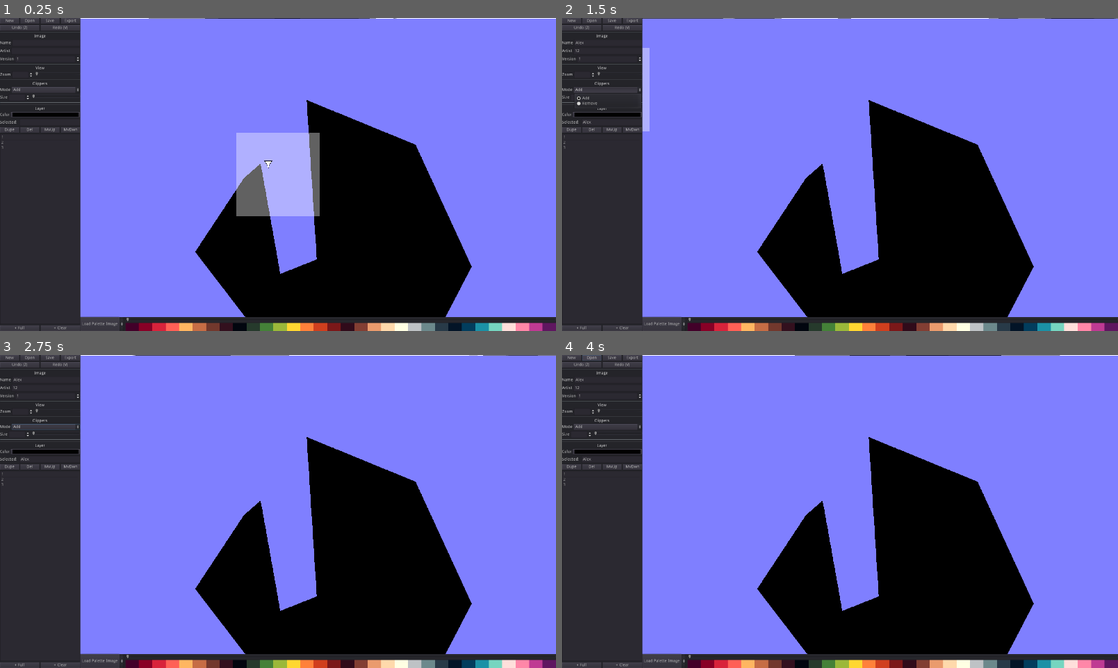
Above: before the commit, frames 1-4 (two rows, left to right).
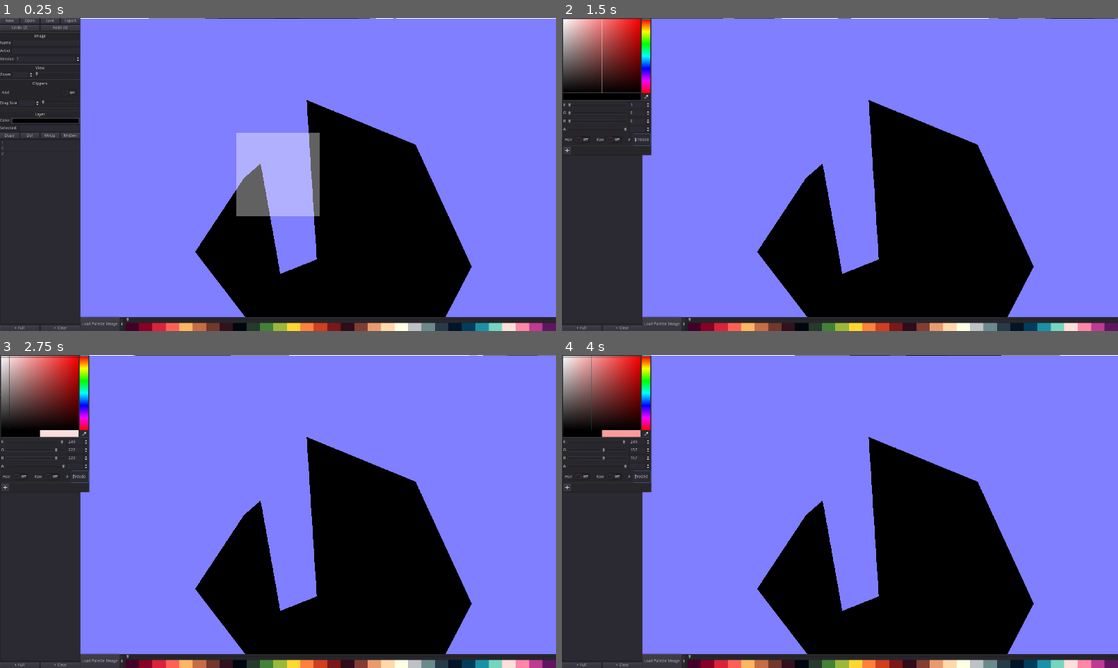
Above: after the commit, the same moments.

Repository: blakwurm/PaperCuts
Game: Godot game, scene res://App.tscn
Two runs of this game, one before a commit and one after it. Both use one fixed random seed, a clock stepped at 60 frames per second and the inputs below.
Inputs (mouse positions are in pixels of both pictures, inside the frame that each line leads up to):
- Up to frame 1 (0.25 s): no input
- Up to frame 2 (1.5 s): click (606, 43) at 0.52 s; type "Alex" at 0.6 s; click (606, 52) at 0.75 s; type "12" at 0.83 s; click (612, 121) at 0.98 s; type "Alex" at 1.07 s; click "Add" at 1.25 s
- Up to frame 3 (2.75 s): click "New" at 2 s
- Up to frame 4 (4 s): click "New" at 2.75 s; click "Open" at 3.5 s

The runs differ from the first frame. In frame 1, 0.9% of the frame differs, in the area x 0-49%, y 22-48%; in frame 2, 4.6%; in frame 3, 4.6%; in frame 4, 4.6%, in the area x 0-17%, y 0-44%.

Commit message:
Make add/subtract work

Diff:
--- a/App.tscn
+++ b/App.tscn
@@ -22,3 +22,6 @@
 [node name="CanvasLayer" type="CanvasLayer" parent="Mundo/PolygonDrawingCamera"]
 
 [node name="UI" parent="Mundo/PolygonDrawingCamera/CanvasLayer" instance=ExtResource( 1 )]
+
+[connection signal="create_polygon" from="Mundo/PolygonDrawingCamera" to="Mundo/Canvas" method="add_cut"]
+[connection signal="add_mode_changed" from="Mundo/PolygonDrawingCamera/CanvasLayer/UI" to="Mundo/PolygonDrawingCamera" method="set_polygon_lightness"]
--- a/Drawing/Layer.gd
+++ b/Drawing/Layer.gd
@@ -23,6 +23,7 @@
 func set_height(_height):
 	height = _height
 	self.material.set_shader_param("height", _height)
+	self.z_index = height * 10
 	pass
 
 func set_palette_offset(_po):
--- a/Drawing/Layer.tscn
+++ b/Drawing/Layer.tscn
@@ -22,6 +22,7 @@
 shader_param/palette_offset = 0.5
 
 [sub_resource type="ViewportTexture" id=1]
+flags = 16
 viewport_path = NodePath("Viewport")
 
 [sub_resource type="Environment" id=4]
@@ -34,6 +35,7 @@
 [node name="Layer" type="Sprite"]
 material = SubResource( 7 )
 position = Vector2( 1024, 1024 )
+z_index = 5
 texture = SubResource( 1 )
 script = ExtResource( 1 )
 
--- a/Drawing/PolygonDrawerController.gd
+++ b/Drawing/PolygonDrawerController.gd
@@ -4,6 +4,8 @@
 # Declare member variables here. Examples:
 # var a = 2
 # var b = "text"
+
+export(float, 0.0, 1.0) var polygon_lightness = 0.0 setget set_polygon_lightness
 
 onready var drag_pen = $DragPen
 onready var display_line: Line2D = $DisplayLine
@@ -14,20 +16,29 @@
 var last_point = Vector2.ZERO
 var last_mouse_pos = Vector2.ZERO
 
+signal create_polygon(polygon)
+
 # Called when the node enters the scene tree for the first time.
 func _ready():
 	reset_polygon()
 	pass # Replace with function body.
 
+func set_drag_leash_size(_new_size):
+	drag_pen.max_leash = _new_size
+
 func reset_polygon():
 	display_line.set_as_toplevel(true)
 	current_polygon = Polygon2D.new()
-	current_polygon.color = Color(1, 1, 1, 1)
+	current_polygon.color = Color(polygon_lightness, polygon_lightness, polygon_lightness, 1)
 	display_line.points = PoolVector2Array()
 	#self.add_child(current_polygon)
 # Called every frame. 'delta' is the elapsed time since the previous frame.
 #func _process(delta):
 #	pass
+
+func set_polygon_lightness(_pl):
+	polygon_lightness = _pl
+	current_polygon.color = Color(polygon_lightness, polygon_lightness, polygon_lightness, 1)
 
 func _process(delta):
 	if Input.is_action_just_pressed("draw"):
@@ -36,7 +47,8 @@
 	if Input.is_action_just_released("draw"):
 		print("draw depressed")
 		drawing = false
-		self.get_parent().add_child(current_polygon)
+		#self.get_parent().add_child(current_polygon)
+		emit_signal("create_polygon", current_polygon)
 		print(current_polygon)
 		reset_polygon()
 	if drawing:
@@ -82,7 +94,7 @@
 		drag_pen.global_position = mousepos
 		if Input.is_action_pressed("pan"):
 			tween.interpolate_property(self, "global_position",
-			self.global_position, self.global_position+(last_mouse_pos-mousepos), 0.05,
+			self.global_position, self.global_position+((last_mouse_pos-mousepos) * Vector2(2.0, 2.0)), 0.05,
 			Tween.TRANS_LINEAR, Tween.EASE_IN_OUT)
 			tween.start()
 
--- a/Drawing/PolygonDrawingCamera.tscn
+++ b/Drawing/PolygonDrawingCamera.tscn
@@ -4,11 +4,15 @@
 [ext_resource path="res://Drawing/DragPen.tscn" type="PackedScene" id=2]
 
 [node name="PolygonDrawingCamera" type="Camera2D"]
+z_index = 100
+z_as_relative = false
 script = ExtResource( 1 )
 
 [node name="DragPen" parent="." instance=ExtResource( 2 )]
+z_index = 50
 
 [node name="DisplayLine" type="Line2D" parent="."]
+z_index = 49
 points = PoolVector2Array( 162, -108, 295, -91 )
 width = 5.0
 default_color = Color( 0.196078, 0.270588, 0.647059, 1 )
--- /dev/null
+++ b/UI/UI.gd
@@ -0,0 +1,24 @@
+extends Control
+
+
+# Declare member variables here. Examples:
+# var a = 2
+# var b = "text"
+
+signal add_mode_changed(new_add)
+
+# Called when the node enters the scene tree for the first time.
+func _ready():
+	pass # Replace with function body.
+
+
+# Called every frame. 'delta' is the elapsed time since the previous frame.
+#func _process(delta):
+#	pass
+
+func _on_ClipperAddToggle_toggled(button_pressed):
+	var val = 0
+	if button_pressed:
+		val = 1
+	emit_signal("add_mode_changed", val)
+	pass # Replace with function body.
--- a/UI/UI.tscn
+++ b/UI/UI.tscn
@@ -1,10 +1,12 @@
-[gd_scene load_steps=2 format=2]
-
+[gd_scene load_steps=3 format=2]
+
+[ext_resource path="res://UI/UI.gd" type="Script" id=1]
 [ext_resource path="res://Palettes/pineapple-32-1x.png" type="Texture" id=2]
 
 [node name="UI" type="Control"]
 anchor_right = 1.0
 anchor_bottom = 1.0
+script = ExtResource( 1 )
 __meta__ = {
 "_edit_use_anchors_": false
 }
@@ -257,50 +259,39 @@
 [node name="HBoxContainer5" type="HBoxContainer" parent="Panel/VBoxContainer"]
 margin_top = 238.0
 margin_right = 277.0
-margin_bottom = 258.0
-alignment = 1
-
-[node name="Label4" type="Label" parent="Panel/VBoxContainer/HBoxContainer5"]
-margin_top = 3.0
-margin_right = 36.0
-margin_bottom = 17.0
-text = "Mode"
-align = 1
-valign = 1
-
-[node name="ModeOption" type="OptionButton" parent="Panel/VBoxContainer/HBoxContainer5"]
-margin_left = 40.0
-margin_right = 277.0
-margin_bottom = 20.0
+margin_bottom = 278.0
+alignment = 1
+
+[node name="ClipperAddToggle" type="CheckButton" parent="Panel/VBoxContainer/HBoxContainer5"]
+margin_right = 277.0
+margin_bottom = 40.0
 size_flags_horizontal = 3
 text = "Add"
-items = [ "Add", null, false, 0, null, "Remove", null, false, 1, null ]
-selected = 0
 
 [node name="HBoxContainer7" type="HBoxContainer" parent="Panel/VBoxContainer"]
-margin_top = 262.0
-margin_right = 277.0
-margin_bottom = 286.0
+margin_top = 282.0
+margin_right = 277.0
+margin_bottom = 306.0
 alignment = 1
 
 [node name="Label3" type="Label" parent="Panel/VBoxContainer/HBoxContainer7"]
 margin_top = 5.0
-margin_right = 26.0
-margin_bottom = 19.0
-text = "Size"
+margin_right = 59.0
+margin_bottom = 19.0
+text = "Drag Size"
 align = 1
 valign = 1
 
 [node name="SizeSpinner" type="SpinBox" parent="Panel/VBoxContainer/HBoxContainer7"]
-margin_left = 30.0
-margin_right = 104.0
+margin_left = 63.0
+margin_right = 137.0
 margin_bottom = 24.0
 size_flags_stretch_ratio = 0.32
 min_value = 1.0
 value = 1.0
 
 [node name="SizeSlider" type="HSlider" parent="Panel/VBoxContainer/HBoxContainer7"]
-margin_left = 108.0
+margin_left = 141.0
 margin_right = 277.0
 margin_bottom = 16.0
 size_flags_horizontal = 3
@@ -308,33 +299,33 @@
 value = 1.0
 
 [node name="HSeparator2" type="HSeparator" parent="Panel/VBoxContainer"]
-margin_top = 290.0
-margin_right = 277.0
-margin_bottom = 294.0
+margin_top = 310.0
+margin_right = 277.0
+margin_bottom = 314.0
 __meta__ = {
 "_edit_use_anchors_": false
 }
 
 [node name="HSeparator5" type="HSeparator" parent="Panel/VBoxContainer"]
-margin_top = 298.0
-margin_right = 277.0
-margin_bottom = 302.0
+margin_top = 318.0
+margin_right = 277.0
+margin_bottom = 322.0
 __meta__ = {
 "_edit_use_anchors_": false
 }
 
 [node name="Label5" type="Label" parent="Panel/VBoxContainer"]
-margin_top = 306.0
-margin_right = 277.0
-margin_bottom = 320.0
+margin_top = 326.0
+margin_right = 277.0
+margin_bottom = 340.0
 text = "Layer"
 align = 1
 valign = 1
 
 [node name="HBoxContainer3" type="HBoxContainer" parent="Panel/VBoxContainer"]
-margin_top = 324.0
-margin_right = 277.0
-margin_bottom = 344.0
+margin_top = 344.0
+margin_right = 277.0
+margin_bottom = 364.0
 alignment = 1
 
 [node name="Label2" type="Label" parent="Panel/VBoxContainer/HBoxContainer3"]
@@ -352,9 +343,9 @@
 size_flags_horizontal = 3
 
 [node name="HBoxContainer9" type="HBoxContainer" parent="Panel/VBoxContainer"]
-margin_top = 348.0
-margin_right = 277.0
-margin_bottom = 372.0
+margin_top = 368.0
+margin_right = 277.0
+margin_bottom = 392.0
 alignment = 1
 
 [node name="Label2" type="Label" parent="Panel/VBoxContainer/HBoxContainer9"]
@@ -372,9 +363,9 @@
 size_flags_horizontal = 3
 
 [node name="HBoxContainer10" type="HBoxContainer" parent="Panel/VBoxContainer"]
-margin_top = 376.0
-margin_right = 277.0
-margin_bottom = 396.0
+margin_top = 396.0
+margin_right = 277.0
+margin_bottom = 416.0
 alignment = 1
 __meta__ = {
 "_edit_use_anchors_": false
@@ -408,7 +399,7 @@
 text = "MvDwn"
 
 [node name="LayerList" type="ItemList" parent="Panel/VBoxContainer"]
-margin_top = 400.0
+margin_top = 420.0
 margin_right = 277.0
 margin_bottom = 1056.0
 size_flags_vertical = 3
@@ -438,3 +429,5 @@
 margin_bottom = 20.0
 size_flags_horizontal = 3
 text = "+ Clear"
+
+[connection signal="toggled" from="Panel/VBoxContainer/HBoxContainer5/ClipperAddToggle" to="." method="_on_ClipperAddToggle_toggled"]
